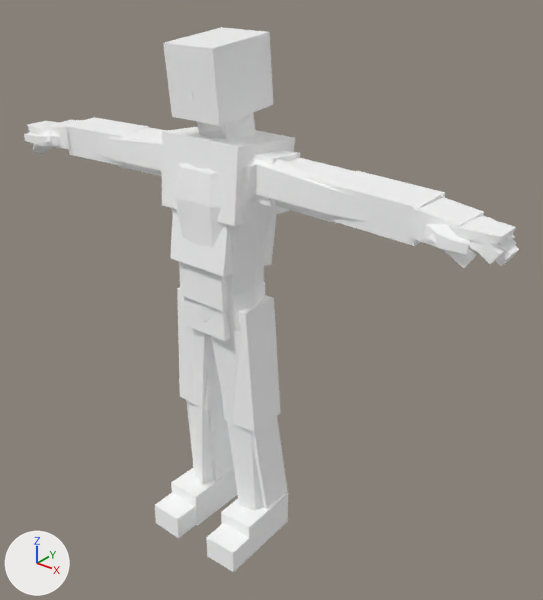
Before and after pictures for a commit that changed the glTF model game/modules/species/Human/models/armature.gltf.
Before and after are seen from a 50 mm lens placed at (1.415, -1.533, 1.854), pointed at (0.11, 0.098, 0.842). Arrows for +X, +Y and +Z are at lower left; the lights stay in place. Vertices at the same position are counted once.

In view in the first picture: 'Male-noimp', 'RPG-Character-Mesh-noimp'.
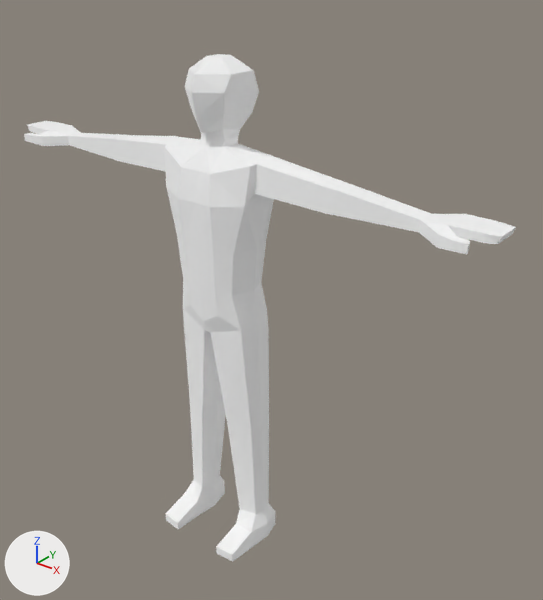
The edits, one by one:
me_cube_001 has 373 vertices, 742 faces and spans x -0.85..0.85, y -0.17..0.13, z 0.0..1.56.
me_cube_001 is used by ob_male_noimp; location (0.0, 0.0, 0.0).
me_cube_001 part 1: 5 of the faces centred in x 0.04..0.15, y -0.04..0.08, z 0.96..1.36 are now shaded smooth.
Object 'RPG-Character-Mesh-noimp' (ob_rpg_character_mesh_noimp) is deleted.

Changed parts and their boxes (x1, y1, x2, y2) in the pictures (543 x 600 px):
'RPG-Character-Mesh-noimp', deleted
    before: (29, 27, 519, 572)
part 1 of me_cube_001, shading changed
    before: (246, 194, 255, 205)
    after: (225, 130, 256, 205)
